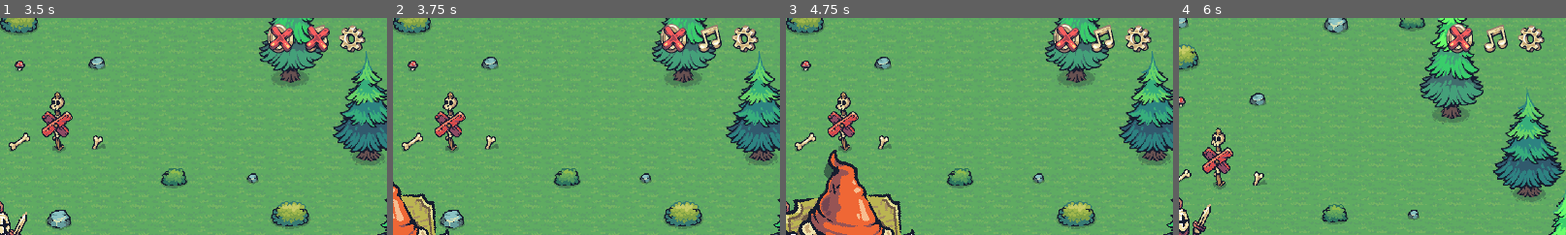
Above: before the commit, frames 1-4 (left to right).
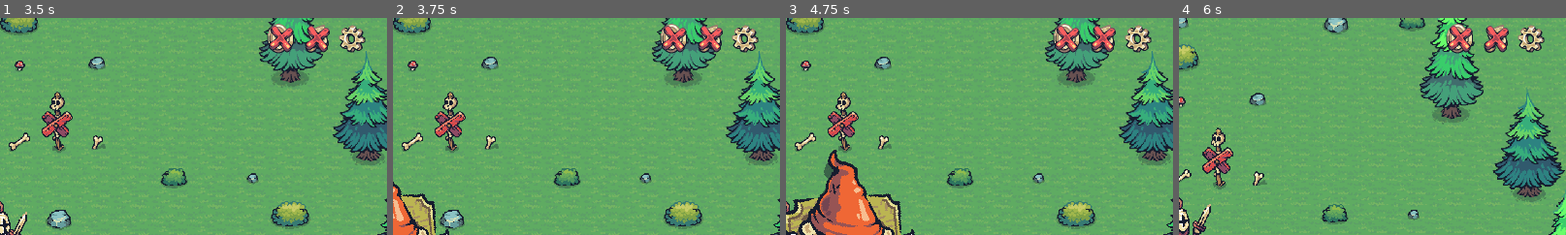
Above: after the commit, the same moments.

Repository: darkicestormteam/Fgame
Game: Godot game, scene res://scenes/mainmenu.tscn
The game is run twice, just before and just after one commit, with the same random seed, the same clock (stepped at 60 frames per second) and the same inputs.
Inputs (mouse positions are % of the whole screen's width and height, from its top left):
- Up to frame 1 (3.5 s): click "старт" at 0.5 s; click "старт" at 1.25 s; click (86, 8) at 2 s; click (91, 8) at 2.75 s
- Up to frame 2 (3.75 s): tap Enter (ui_accept) at 3.5 s; move the mouse to (72, 45) at 3.52 s; hold D (move_right) from 3.53 s (still down); tap Space at 3.6 s
- Up to frame 3 (4.75 s): tap Enter (ui_accept) at 3.77, 4.25, 4.52 s; move the mouse to (30, 55) at 4.27 s; release D (move_right) at 4.28 s; hold S (move_down) from 4.28 s (still down); tap Space at 4.35 s
- Up to frame 4 (6 s): move the mouse to (60, 28) at 5.02 s; release S (move_down) at 5.03 s; hold D (move_right) 5.03-5.78 s; tap Space at 5.1, 5.85 s; move the mouse to (45, 70) at 5.77 s; hold W (move_up) from 5.78 s (still down)
The pictures show only the part of the screen within x 50-100%, y 2-52%; the shares and areas given below are measured in that part.

Frame 1 is identical in both runs. In frame 2, 0.5% of the frame differs, in the area x 78-86%, y 3-17%; in frame 3, 0.5%; in frame 4, 0.5%.

Commit message:
update branch

Diff:
--- a/script/audio_manager.gd
+++ b/script/audio_manager.gd
@@ -14,6 +14,10 @@
 
 # Флаг, чтобы применить настройки только один раз
 var _settings_applied := false
+
+# Переменные для хранения последней громкости перед выключением
+var _last_music_volume := DEFAULT_MUSIC_VOLUME
+var _last_sfx_volume := DEFAULT_SFX_VOLUME
 
 
 func _ready() -> void:
@@ -61,6 +65,14 @@
 # Публичный метод для установки громкости музыки
 func set_music_volume(value: float) -> void:
 		value = clamp(value, 0.0, 1.0)
+
+		# Если выключаем звук (value == 0), сохраняем текущую громкость
+		if value == 0.0:
+				_last_music_volume = get_music_volume()
+		else:
+				# Если включаем звук, используем сохраненное значение
+				_last_music_volume = value
+
 		_set_music_volume_internal(value)
 		ProjectSettings.set_setting(MUSIC_VOLUME_KEY, value)
 		music_volume_changed.emit(value)
@@ -69,6 +81,14 @@
 # Публичный метод для установки громкости эффектов
 func set_sfx_volume(value: float) -> void:
 		value = clamp(value, 0.0, 1.0)
+
+		# Если выключаем звук (value == 0), сохраняем текущую громкость
+		if value == 0.0:
+				_last_sfx_volume = get_sfx_volume()
+		else:
+				# Если включаем звук, используем сохраненное значение
+				_last_sfx_volume = value
+
 		_set_sfx_volume_internal(value)
 		ProjectSettings.set_setting(SFX_VOLUME_KEY, value)
 		sfx_volume_changed.emit(value)
--- a/script/gamemenu.gd
+++ b/script/gamemenu.gd
@@ -182,15 +182,15 @@
 		var is_muted = current_db <= -79.0
 
 		if is_muted:
-				# Включаем звук - восстанавливаем громкость из AudioManager
-				if AudioManager:
-						var saved_volume = AudioManager.get_sfx_volume()
+				# Включаем звук - восстанавливаем последнюю громкость
+				if AudioManager:
+						var saved_volume = AudioManager._last_sfx_volume
 						AudioManager.set_sfx_volume(saved_volume)
 				else:
 						AudioServer.set_bus_volume_db(sfx_bus_index, 0.0)
 				sound_mute_sprite.visible = false
 		else:
-				# Выключаем звук - используем AudioManager для сохранения состояния
+				# Выключаем звук
 				if AudioManager:
 						AudioManager.set_sfx_volume(0.0)
 				else:
@@ -204,15 +204,15 @@
 		var is_muted = current_db <= -79.0
 
 		if is_muted:
-				# Включаем музыку - восстанавливаем громкость из AudioManager
-				if AudioManager:
-						var saved_volume = AudioManager.get_music_volume()
+				# Включаем музыку - восстанавливаем последнюю громкость
+				if AudioManager:
+						var saved_volume = AudioManager._last_music_volume
 						AudioManager.set_music_volume(saved_volume)
 				else:
 						AudioServer.set_bus_volume_db(music_bus_index, 0.0)
 				music_mute_sprite.visible = false
 		else:
-				# Выключаем музыку - используем AudioManager для сохранения состояния
+				# Выключаем музыку
 				if AudioManager:
 						AudioManager.set_music_volume(0.0)
 				else:
Not shown, changed: .gitignore
